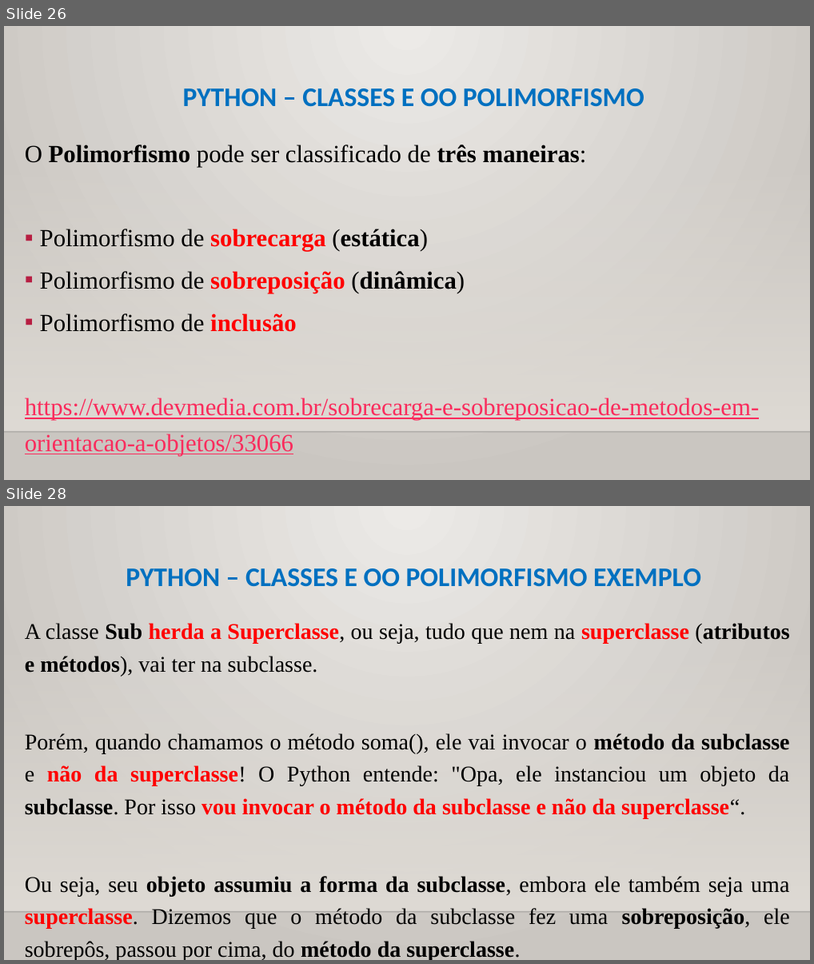
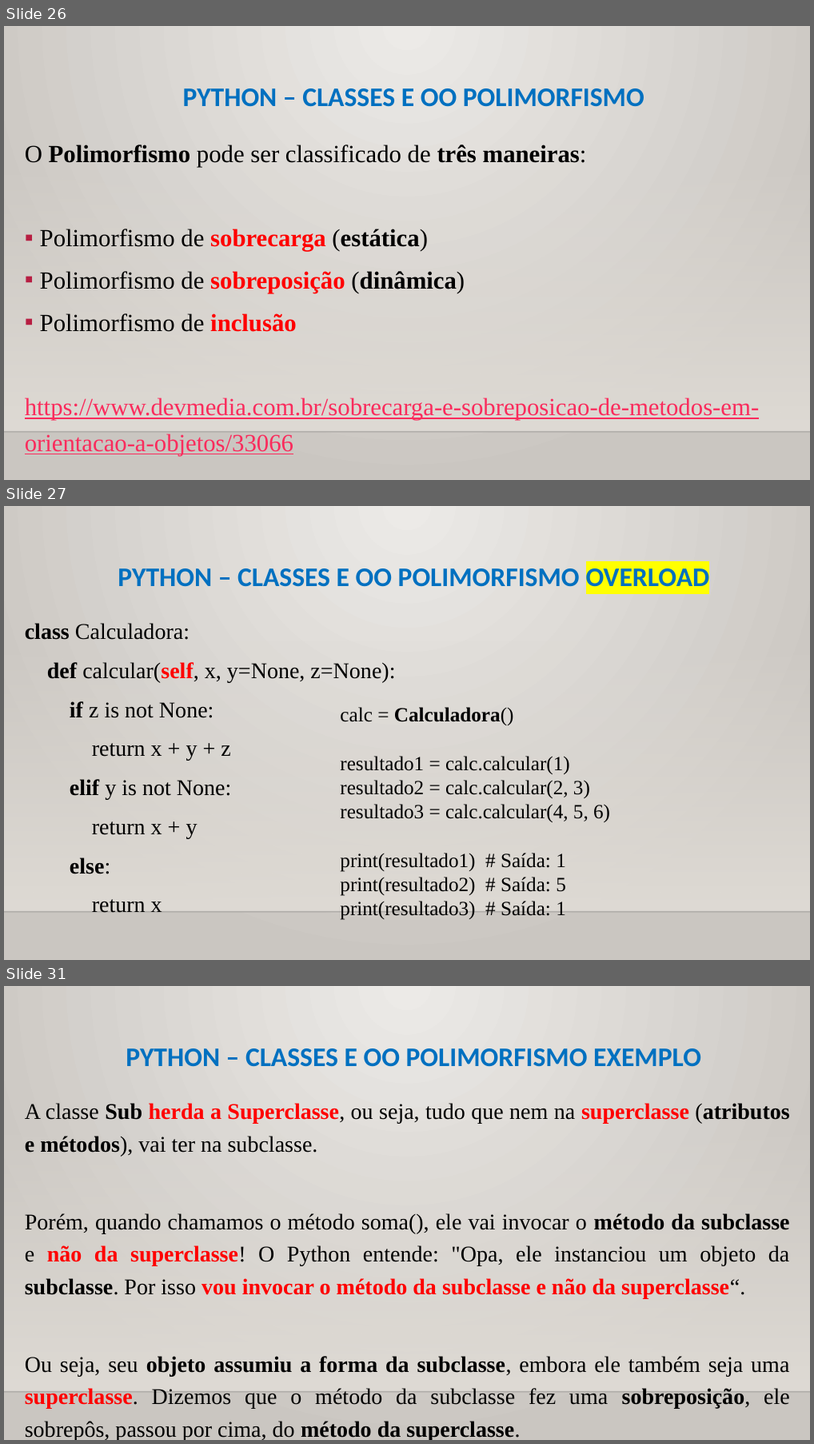
Before and after one commit to CloudEducationBrazil/WydenPythonParadigmas, a slide deck: 01 Classes/Aula 11 Programação Python - Classes - Orientação a Objetos.pptx. Shown one above the other, each under a label of ours: slides 26 and 28 before the commit, slides 26, 27 and 31 after it; the slides between them are not shown. The pictures are 814x964 and 814x1444 pixels, drawn with LibreOffice and Linux fonts; fonts in the diff are those of the drawing; background and template pictures are left out. Boxes give left, top, right and bottom in pixels: in the first picture for what was removed or moved away, otherwise in the second. Text is boxed around its words. In the diff, an @@ line names an element or a change of style, - is before the commit and + after.

Commit message:
ajustesss Python Paradigma 02112023

```diff
--- a/01 Classes/Aula 11 Programação Python - Classes - Orientação a Objetos.pptx
+++ b/01 Classes/Aula 11 Programação Python - Classes - Orientação a Objetos.pptx
@@ slide 27 added at [4,506,810,960], background picture (left out); not listed: 2 template elements that a slide beside it also shows @@
@@ title added at [118,564,710,593], 24 pt, text #0070C0, bold @@
+PYTHON – CLASSES E OO POLIMORFISMO OVERLOAD
@@ text added at [25,623,395,912], 20 pt, text #000000 @@
+class Calculadora:
+def calcular(self, x, y=None, z=None):
+if z is not None:
+return x + y + z
+elif y is not None:
+return x + y
+else:
+return x
@@ text added at [340,707,610,920], 18 pt, text #000000 @@
+calc = Calculadora()
+resultado1 = calc.calcular(1)
+resultado2 = calc.calcular(2, 3)
+resultado3 = calc.calcular(4, 5, 6)
+print(resultado1) # Saída: 1
+print(resultado2) # Saída: 5
+print(resultado3) # Saída: 1
@@ what was slide 28 is now slide 31 @@
```
Also in this commit, not shown: 7 slides changed, 2 other slides added.
